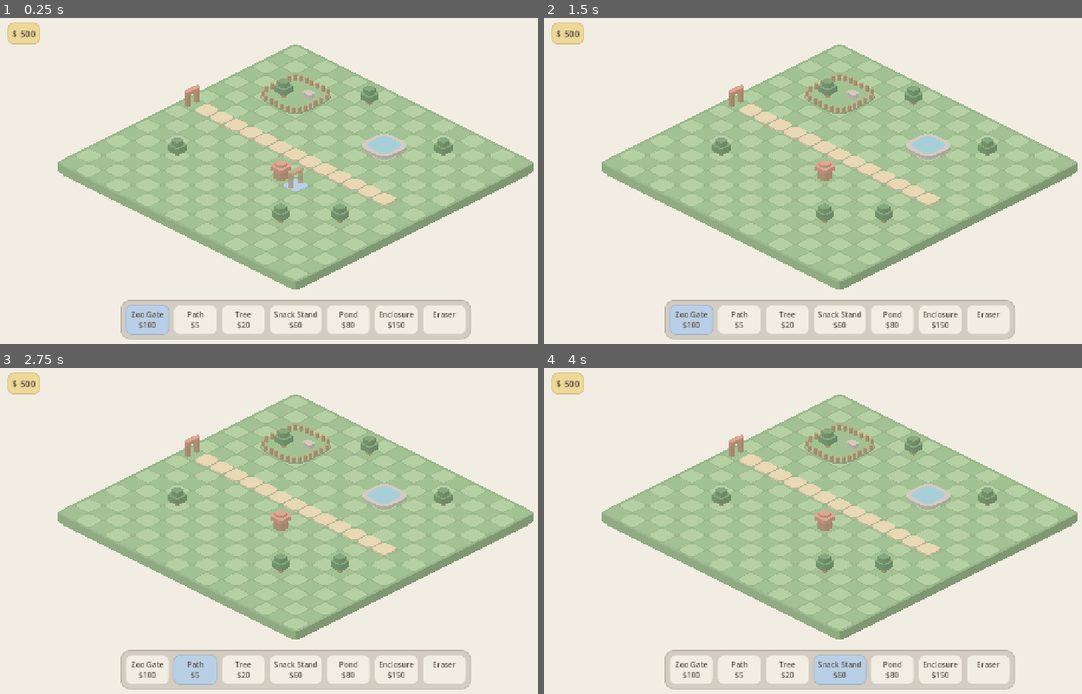
Above: before the commit, frames 1-4 (two rows, left to right).
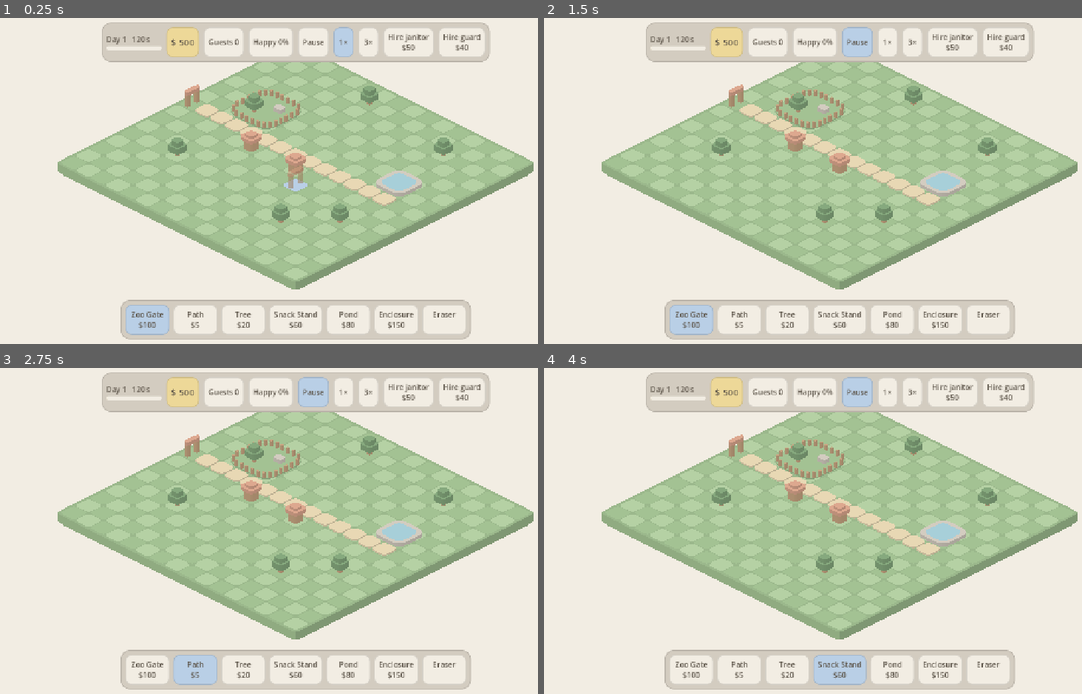
Above: after the commit, the same moments.

Repository: MKrabs/pocket-parks
Game: Godot game, scene res://main.tscn
Two runs of this game, one before a commit and one after it. Both use one fixed random seed, a clock stepped at 60 frames per second and the inputs below.
Inputs (mouse positions are in pixels of both pictures, inside the frame that each line leads up to):
- Up to frame 1 (0.25 s): no input
- Up to frame 2 (1.5 s): click (856, 40) at 0.5 s, where only the run after the commit has a clickable "Pause"; click "Zoo Gate $100" at 1.25 s
- Up to frame 3 (2.75 s): click "Path $5" at 2 s
- Up to frame 4 (4 s): click "Tree $20" at 2.75 s; click "Snack Stand $60" at 3.5 s

The runs differ from the first frame. In frame 1, 8.5% of the frame differs, in the area x 1-92%, y 1-55%; in frame 2, 8.6%; in frame 3, 8.6%; in frame 4, 8.6%.

Commit message:
V1: watch the day: guests, litter, staff, HUD, day-end card
Co-Authored-By: Claude Opus 5.5 <noreply@anthropic.com>

Diff:
--- a/main.gd
+++ b/main.gd
@@ -1,13 +1,18 @@
 extends Node2D
 # Entry point. Build child nodes in code here; keep main.tscn as the only scene file.
 
+# Every attraction and shop touches the path along y=7 that runs from the gate.
 const SEED := [
-	["zoo_gate", Vector2i(0, 7)], ["enclosure", Vector2i(2, 2)], ["pond", Vector2i(9, 3)], ["snack_stand", Vector2i(8, 9)],
-	["tree", Vector2i(12, 2)], ["tree", Vector2i(13, 10)], ["tree", Vector2i(3, 11)],
+	["zoo_gate", Vector2i(0, 7)], ["enclosure", Vector2i(2, 4)], ["pond", Vector2i(12, 5)], ["snack_stand", Vector2i(8, 8)],
+	["snack_stand", Vector2i(5, 8)], ["tree", Vector2i(12, 2)], ["tree", Vector2i(13, 10)], ["tree", Vector2i(3, 11)],
 	["tree", Vector2i(11, 12)], ["tree", Vector2i(6, 1)],
 ]
 
 var bar := BuildBar.new()
+var zoo := ZooView.new()
+var hud := Hud.new()
+var sim: ParkSim
+var _acc := 0.0  # sim ticks owed
 
 ## T swaps the active theme; the build bar follows, placed buildings stay.
 func _unhandled_key_input(event: InputEvent) -> void:
@@ -19,23 +24,40 @@
 func _ready() -> void:
 	var grid := GridView.new()
 	add_child(grid)
-	var zoo := ZooView.new()
 	zoo.map.money = 1 << 30  # seed without running out
 	for s in SEED:
 		zoo.map.place(s[0], s[1])
 	for x in range(1, 14):
 		zoo.map.place("path", Vector2i(x, 7))
 	zoo.map.money = ParkMap.START_MONEY  # the seeded zoo is free
+	sim = ParkSim.new(zoo.map, 1)
+	zoo.money_changed.connect(_on_map_changed)
 	add_child(zoo)
 	grid.cell_hovered.connect(zoo.on_hover)
 	grid.cell_clicked.connect(zoo.on_click)
 
+	var walkers := WalkerView.new()
+	walkers.sim = sim
+	add_child(walkers)
+
 	bar.picked.connect(zoo.select)
-	zoo.money_changed.connect(bar.set_money)
 	add_child(bar)
-	bar.set_money(zoo.map.money)
+	hud.sim = sim
+	add_child(hud)
 
 	var cam := IsoCamera.new()
 	# centre of the board top, nudged down by half the slab depth plus room for the build bar
 	cam.position = IsoGrid.project(Vector2(IsoGrid.SIZE) / 2.0 - Vector2(0.5, 0.5)) + Vector2(0, GridView.SLAB / 2 + 30)
 	add_child(cam)
+
+func _process(delta: float) -> void:
+	_acc += delta * ParkSim.TPS * hud.speed
+	while _acc >= 1.0:
+		sim.step()
+		_acc -= 1.0
+	zoo.map.money = sim.money  # the sim owns money while the day runs; building spends from the map
+
+## ZooView rebuilt after a place/remove: the map paid for it, hand money and layout back to the sim.
+func _on_map_changed(money: int) -> void:
+	sim.money = money
+	sim.load_map(zoo.map)
--- a/scripts/build_bar.gd
+++ b/scripts/build_bar.gd
@@ -1,12 +1,11 @@
 class_name BuildBar
 extends CanvasLayer
-# Bottom bar: one button per catalog building plus an eraser. Money chip top-left.
+# Bottom bar: one button per catalog building plus an eraser. Money lives in the Hud.
 
 signal picked(id: String)  # "" = eraser
 
 const RADIUS := 14
 
-var money_label := Label.new()
 var row := HBoxContainer.new()
 
 static func box(c: Color, radius: int = RADIUS) -> StyleBoxFlat:
@@ -20,14 +19,6 @@
 	return s
 
 func _ready() -> void:
-	var chip := PanelContainer.new()
-	chip.add_theme_stylebox_override("panel", box(Palette.BUTTER))
-	chip.position = Vector2(16, 16)
-	money_label.add_theme_color_override("font_color", Palette.INK)
-	money_label.add_theme_font_size_override("font_size", 20)
-	chip.add_child(money_label)
-	add_child(chip)
-
 	var bar := PanelContainer.new()
 	bar.add_theme_stylebox_override("panel", box(Palette.STONE, 20))
 	row.add_theme_constant_override("separation", 8)
@@ -69,6 +60,3 @@
 		if on:
 			picked.emit(id))
 	return b
-
-func set_money(m: int) -> void:
-	money_label.text = "$ %d" % m
--- /dev/null
+++ b/scripts/hud.gd
@@ -0,0 +1,108 @@
+class_name Hud
+extends CanvasLayer
+# Top bar over the running day: clock, money, guests, happiness, speed, hiring. End-of-day card.
+
+var sim: ParkSim
+var speed := 1  # sim steps per tick of game time; 0 = paused
+var day := 1
+
+var _clock := ProgressBar.new()
+var _day_label := _label(16)
+var _money := _label(20)
+var _guests := _label(16)
+var _mood := _label(16)
+var _card := PanelContainer.new()
+var _card_text := _label(18)
+
+func _ready() -> void:
+	var bar := PanelContainer.new()
+	bar.add_theme_stylebox_override("panel", BuildBar.box(Palette.STONE, 20))
+	var row := HBoxContainer.new()
+	row.add_theme_constant_override("separation", 10)
+	bar.add_child(row)
+
+	var clock := VBoxContainer.new()
+	clock.add_theme_constant_override("separation", 4)
+	clock.alignment = BoxContainer.ALIGNMENT_CENTER
+	clock.add_child(_day_label)
+	_clock.custom_minimum_size = Vector2(120, 8)
+	_clock.show_percentage = false
+	_clock.max_value = ParkSim.DAY_TICKS
+	_clock.add_theme_stylebox_override("background", _flat(Palette.CREAM))
+	_clock.add_theme_stylebox_override("fill", _flat(Palette.BUTTER))
+	clock.add_child(_clock)
+	row.add_child(clock)
+	for l in [_money, _guests, _mood]:
+		var chip := PanelContainer.new()
+		chip.add_theme_stylebox_override("panel", BuildBar.box(Palette.BUTTER if l == _money else Palette.CREAM))
+		chip.add_child(l)
+		row.add_child(chip)
+
+	var group := ButtonGroup.new()
+	for s in [[0, "Pause"], [1, "1×"], [3, "3×"]]:
+		var b := _button(s[1], func() -> void: speed = s[0])
+		b.toggle_mode = true
+		b.button_group = group
+		b.button_pressed = s[0] == speed
+		b.custom_minimum_size = Vector2(44, 0)
+		row.add_child(b)
+	for kind: String in ParkSim.STAFF:
+		row.add_child(_button("Hire %s\n$%d" % [kind, ParkSim.STAFF[kind]["hire"]], func() -> void: sim.hire(kind)))
+	add_child(bar)
+	bar.set_anchors_and_offsets_preset(Control.PRESET_CENTER_TOP, Control.PRESET_MODE_MINSIZE, 16)
+	bar.grow_horizontal = Control.GROW_DIRECTION_BOTH
+
+	var card_box := BuildBar.box(Palette.CREAM, 20)
+	card_box.set_content_margin_all(22)
+	_card.add_theme_stylebox_override("panel", card_box)
+	_card.custom_minimum_size = Vector2(240, 0)
+	var col := VBoxContainer.new()
+	col.add_theme_constant_override("separation", 12)
+	col.add_child(_card_text)
+	col.add_child(_button("Next day", func() -> void:
+		sim.new_day()
+		day += 1))
+	_card.add_child(col)
+	add_child(_card)
+	_card.hide()
+
+func _process(_delta: float) -> void:
+	var r := sim.day_report()
+	_day_label.text = "Day %d   %d s" % [day, ceili(ParkSim.DAY_TICKS / float(ParkSim.TPS) - sim.day_time())]
+	_clock.value = sim.tick
+	_money.text = "$ %d" % sim.money
+	_guests.text = "Guests %d" % sim.guests.size()
+	_mood.text = "Happy %d%%" % roundi(r["happiness"])
+	var over := sim.tick >= ParkSim.DAY_TICKS
+	if over and not _card.visible:
+		_card_text.text = "Day %d is over\nIncome   $ %d\nGuests   %d\nHappiness   %d%%\nWages   $ %d" % [
+			day, r["income"], r["guests"], roundi(r["happiness"]), r["wages"]]
+		_card.reset_size()
+		_card.set_anchors_and_offsets_preset(Control.PRESET_CENTER, Control.PRESET_MODE_MINSIZE)
+	_card.visible = over
+
+static func _label(size: int) -> Label:
+	var l := Label.new()
+	l.add_theme_color_override("font_color", Palette.INK)
+	l.add_theme_font_size_override("font_size", size)
+	return l
+
+static func _flat(c: Color) -> StyleBoxFlat:
+	var s := StyleBoxFlat.new()
+	s.bg_color = c
+	s.set_corner_radius_all(4)
+	s.corner_detail = 6
+	return s
+
+static func _button(text: String, on_press: Callable) -> Button:
+	var b := Button.new()
+	b.text = text
+	b.focus_mode = Control.FOCUS_NONE
+	b.add_theme_stylebox_override("normal", BuildBar.box(Palette.CREAM))
+	b.add_theme_stylebox_override("hover", BuildBar.box(Palette.shade(Palette.CREAM, 0.04)))
+	b.add_theme_stylebox_override("pressed", BuildBar.box(Palette.SKY))
+	b.add_theme_stylebox_override("hover_pressed", BuildBar.box(Palette.SKY))
+	for k in ["font_color", "font_hover_color", "font_pressed_color", "font_hover_pressed_color"]:
+		b.add_theme_color_override(k, Palette.INK)
+	b.pressed.connect(on_press)
+	return b
--- a/scripts/park_sim.gd
+++ b/scripts/park_sim.gd
@@ -45,6 +45,58 @@
 	_astar.region = Rect2i(Vector2i.ZERO, IsoGrid.SIZE)
 	_astar.diagonal_mode = AStarGrid2D.DIAGONAL_MODE_NEVER
 	_astar.update()
+	_load(map)
+
+## Pick up map changes mid-day: rebuild the path graph and targets, re-route everyone already walking.
+func load_map(map: ParkMap) -> void:
+	var old_origins: Array = _targets.map(func(t: Dictionary) -> Vector2i: return t["origin"])
+	_load(map)
+	if _entrance.x < 0:
+		guests.clear()  # ponytail: gate removed mid-day, guests just vanish
+		return
+	var index := {}
+	for i in _targets.size():
+		index[_targets[i]["origin"]] = i
+	for w in guests + staff:
+		w["path"] = []
+		if _astar.is_point_solid(w["cell"]):  # path under them was erased
+			w["cell"] = _entrance
+			w["pos"] = Vector2(_entrance)
+	for g in guests:
+		var t: int = index.get(old_origins[g["target"]], -1) if g["target"] >= 0 else -1
+		g["target"] = t
+		if g["state"] == "leave":
+			_go(g, _entrance)
+		elif t < 0:
+			_pick(g)  # its building is gone
+		elif g["state"] == "visit":
+			_targets[t]["inside"] += 1
+		elif g["state"] == "walk":
+			_go(g, _targets[t]["door"])
+
+## Morning: clock, counters, guests and litter reset; staff stay on the payroll and start at the gate.
+func new_day() -> void:
+	tick = 0
+	income = 0
+	served = 0
+	spawned = 0
+	_gone = 0
+	_gone_mood = 0.0
+	_wages = 0
+	guests.clear()
+	litter.clear()
+	for t in _targets:
+		t["inside"] = 0
+	if _entrance.x >= 0:
+		for s in staff:
+			s.merge(_walker(s["kind"]), true)
+
+func _load(map: ParkMap) -> void:
+	_entrance = Vector2i(-1, -1)
+	_paths.clear()
+	_targets.clear()
+	_decor.clear()
+	_appeal = 0.0
 	_astar.fill_solid_region(_astar.region)
 	for origin: Vector2i in map.buildings:
 		var role: String = Buildings.get_def(map.buildings[origin])["role"]
@@ -139,7 +191,7 @@
 
 func _spawn() -> void:
 	var g := _walker("guest")
-	g.merge({"mood": 50.0, "state": "walk", "target": -1, "visits": 0, "wants": _rng.randi_range(2, 4), "wait": 0, "litter_in": 0})
+	g.merge({"id": spawned, "mood": 50.0, "state": "walk", "target": -1, "visits": 0, "wants": _rng.randi_range(2, 4), "wait": 0, "litter_in": 0})
 	guests.append(g)
 	spawned += 1
 	money += ENTRY_FEE
--- /dev/null
+++ b/scripts/walker_view.gd
@@ -0,0 +1,77 @@
+class_name WalkerView
+extends Node2D
+# Draws the sim's guests, staff and litter. One layer node per iso depth row (x+y), with
+# z_index 2*depth+1, so walkers slot between buildings (BuildingView z_index = 2*depth).
+
+const GUEST_COLORS := [Palette.SKY, Palette.BUTTER, Palette.CLAY, Palette.WATER, Palette.WOOD]
+const CAPS := {"janitor": Palette.SAND, "guard": Palette.SKY}
+const LIFT := 3.0  # path tile height in px
+
+var sim: ParkSim
+var _layers: Array[Node2D] = []
+var _rows: Array = []  # per depth: [[kind, item], ...]
+var _time := 0.0
+
+func _ready() -> void:
+	for d in IsoGrid.SIZE.x + IsoGrid.SIZE.y:
+		var layer := Node2D.new()
+		layer.z_index = 2 * d + 1
+		layer.draw.connect(_draw_row.bind(layer, d))
+		add_child(layer)
+		_layers.append(layer)
+
+func _process(delta: float) -> void:
+	_time += delta
+	_rows.clear()
+	_rows.resize(_layers.size())
+	for i in _rows.size():
+		_rows[i] = []
+	for c: Vector2i in sim.litter:
+		_row(Vector2(c)).append(["litter", c])
+	for s in sim.staff:
+		_row(s["pos"]).append(["staff", s])
+	for g in sim.guests:
+		if g["state"] != "visit":  # inside the building
+			_row(g["pos"]).append(["guest", g])
+	for l in _layers:
+		l.queue_redraw()
+
+func _row(p: Vector2) -> Array:
+	return _rows[clampi(roundi(p.x + p.y), 0, _rows.size() - 1)]
+
+func _draw_row(ci: Node2D, d: int) -> void:
+	if _rows.is_empty():
+		return
+	for e: Array in _rows[d]:
+		match e[0]:
+			"litter":
+				var c: Vector2i = e[1]
+				var at := IsoGrid.to_screen(c) - Vector2(0, LIFT)
+				for k in 3:
+					var off := IsoGrid.project(Vector2(sin(c.x * 3.1 + k * 2.3), cos(c.y * 2.7 + k * 1.9)) * 0.28)
+					var col: Color = [Palette.CLAY, Palette.SKY, Palette.MOSS][(c.x + c.y + k) % 3]
+					ci.draw_colored_polygon(Squircle.points(at + off, Vector2(1.6, 1.1), 4.0, 12), Palette.shade(col, 0.12))
+			"staff":
+				var s: Dictionary = e[1]
+				var cap: Color = CAPS[s["kind"]]
+				_bean(ci, s["pos"], 0, Vector2(5.5, 6.5), Palette.shade(cap, 0.3), cap, not s["path"].is_empty())
+			"guest":
+				var g: Dictionary = e[1]
+				var id: int = g["id"]
+				var jitter := Vector2(sin(id * 12.9898), cos(id * 78.233)) * 0.22
+				var base: Color = GUEST_COLORS[id % GUEST_COLORS.size()]
+				var col := base.lerp(Palette.CORAL, clampf((60.0 - g["mood"]) / 40.0, 0.0, 1.0))
+				_bean(ci, g["pos"] + jitter, id, Vector2(4.0, 4.8), col, Color(Palette.INK, 0.0), g["state"] != "queue")
+
+## Squircle bean standing on the path, soft shadow, optional cap. `half` in px.
+func _bean(ci: Node2D, p: Vector2, phase: int, half: Vector2, col: Color, cap: Color, walking: bool) -> void:
+	var foot := IsoGrid.project(p) - Vector2(0, LIFT)
+	var bob := absf(sin(_time * 9.0 + phase)) * 1.5 if walking else 0.0
+	ci.draw_colored_polygon(Squircle.points(foot, Vector2(half.x, half.x * 0.5), 4.0, 16), Color(Palette.INK, 0.15))
+	var body := Squircle.points(foot - Vector2(0, half.y + bob), half, 4.0, 20)
+	ci.draw_colored_polygon(body, col)
+	body.append(body[0])
+	ci.draw_polyline(body, Color(Palette.INK, 0.3), 1.0, true)
+	if cap.a > 0.0:
+		var top := Squircle.points(foot - Vector2(0, half.y * 2.0 + bob - 0.5), Vector2(half.x * 0.9, half.y * 0.35), 4.0, 16)
+		ci.draw_colored_polygon(top, cap)
--- a/scripts/zoo_view.gd
+++ b/scripts/zoo_view.gd
@@ -24,6 +24,7 @@
 	for o: Vector2i in origins:
 		var v := BuildingView.new(map.buildings[o])
 		v.position = IsoGrid.to_screen(o)
+		v.z_index = 2 * ParkMap.depth(map.buildings[o], o)  # WalkerView rows sit at the odd values
 		add_child(v)
 	ghost = null
 	update_ghost()
@@ -37,7 +38,8 @@
 		return
 	if not ghost:
 		ghost = BuildingView.new(selected)
-		add_child(ghost)  # last child = drawn on top
+		ghost.z_index = 1000  # above every building and walker
+		add_child(ghost)
 	ghost.position = IsoGrid.to_screen(hovered)
 	var tint := Palette.CORAL if not map.can_place(selected, hovered) else Palette.CREAM
 	ghost.modulate = Color(tint, 0.6)
--- a/tests/test_park_sim.gd
+++ b/tests/test_park_sim.gd
@@ -65,4 +65,31 @@
 	ok(dirty.litter.size() >= 3 and clean.litter.size() < dirty.litter.size(), "janitor reduces litter")
 	ok(r["wages"] == 45, "wages taken at day end")
 	ok(clean.closed.is_empty(), "nothing closed yet")
+
+	# Building mid-day: the sim picks up the new map.
+	var m := park(false)
+	var live := ParkSim.new(m, 5)
+	for i in 300:
+		live.step()
+	var before := live.guests.size()
+	m.money = 1 << 30
+	m.place("enclosure", Vector2i(2, 4))
+	m.remove_at(Vector2i(9, 5))  # the pond goes
+	m.remove_at(Vector2i(12, 7))  # path under someone's feet maybe
+	live.load_map(m)
+	ok(live.guests.size() == before, "guests survive a map change")
+	ok(live._targets.size() == 2, "new enclosure is a target, pond is gone (%d)" % live._targets.size())
+	var cells := {}
+	for o: Vector2i in live._paths:
+		cells[o] = true
+	cells[live._entrance] = true
+	var stuck := 0
+	for g in live.guests:
+		if not cells.has(g["cell"]):
+			stuck += 1
+	ok(stuck == 0, "nobody left standing off the path")
+	var r2 := run(live)
+	ok(r2["served"] > 0, "day goes on after the change")
+	live.new_day()
+	ok(live.tick == 0 and live.guests.is_empty() and live.litter.is_empty(), "new day resets")
 	done()
Not shown, added: scripts/hud.gd.uid
Not shown, added: scripts/walker_view.gd.uid
